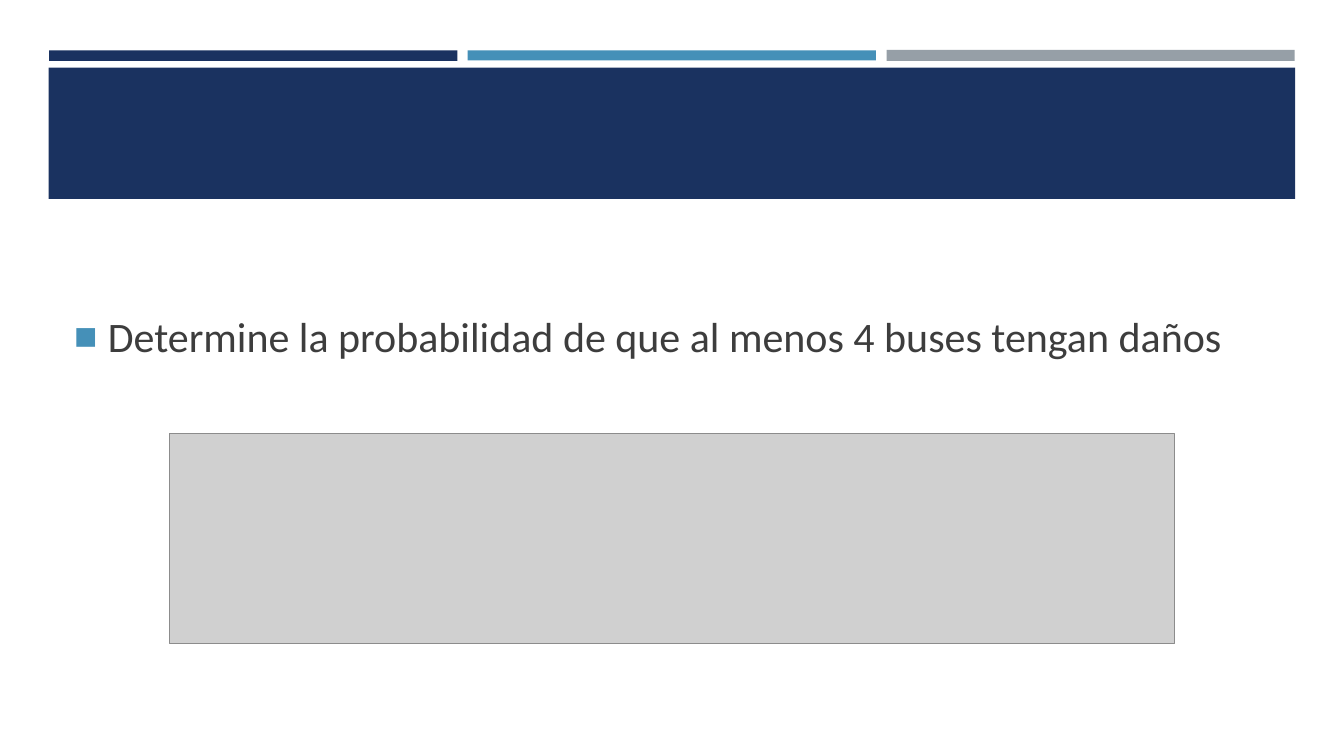
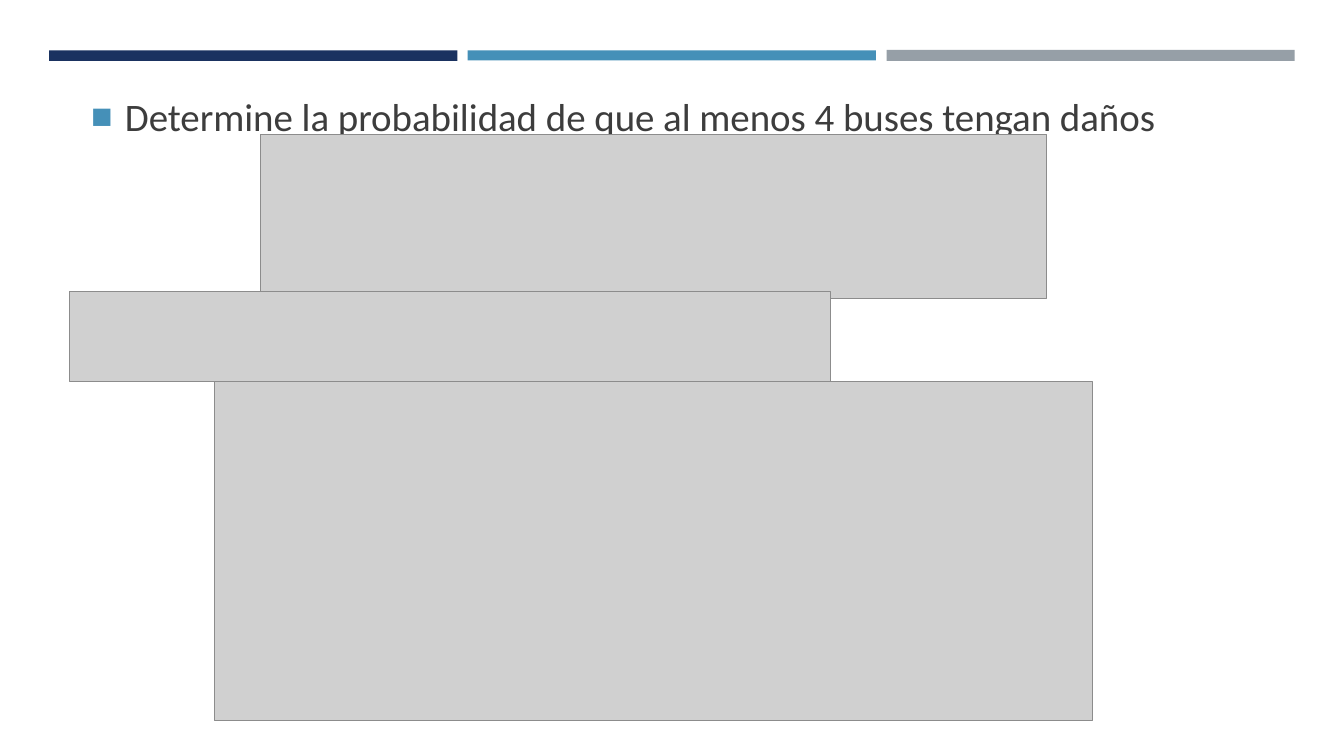
Before and after one commit to estadisticaITM/estadisticaITM.github.io, a slide deck: slide 37 of ITM_VAD_EBX.pptx. Drawn at 1344x756 pixels with LibreOffice and Linux fonts; fonts in the diff are those of the drawing; grey boxes stand for pictures. Boxes give left, top, right and bottom in pixels: in the first picture for what was removed or moved away, otherwise in the second. Text is boxed around its words. In the diff, an @@ line names an element or a change of style, - is before the commit and + after.

```diff
--- a/ITM_VAD_EBX.pptx
+++ b/ITM_VAD_EBX.pptx
@@ rectangle removed at bbox=[48, 68, 1296, 199] @@
@@ text "Determine la probabilidad de que ...": place and size @@
-text "Determine la probabilidad de que ..." at bbox=[108, 323, 1222, 359]
+text "Determine la probabilidad de que ..." at bbox=[125, 104, 1155, 140]
@@ text "Determine la probabilidad de que ..." at bbox=[125, 104, 1155, 140]: size 30 to 27.8 pt @@
@@ picture: place and size @@
-picture at bbox=[169, 434, 1175, 643]
+picture at bbox=[260, 134, 1047, 298]
@@ picture added at bbox=[70, 291, 831, 382] @@
@@ picture added at bbox=[215, 382, 1093, 721] @@
```
Also in this commit, not shown: 25 other slides changed, 14 slides added, 19 slides removed, 17 other files.
